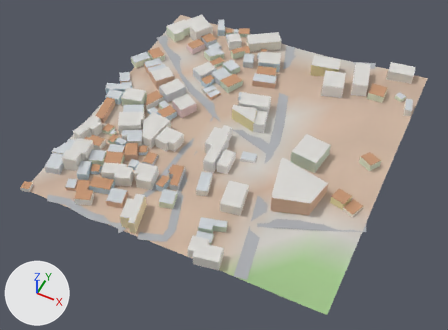
Renders of the glTF model city/lo/t_0_-1.glb from each side of a commit.
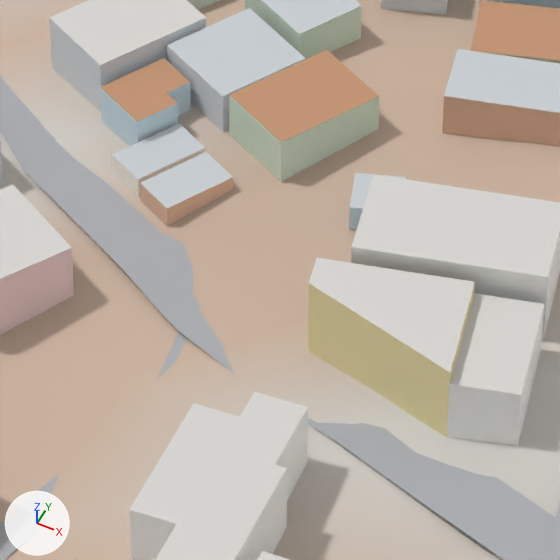
The first picture shows the older version from a camera (50 mm lens) standing at (285.0, -469.0, 390.0) and looking at (128.0, -154.0, -3.0). The close-ups show the older and then the newer version on the part from 41% to 60% of the width and 20% to 46% of the height of that picture. Only the edits that show in the close-ups are written down. Every picture has the same lights, and +X, +Y and +Z are marked at lower left. Vertices at exactly the same position are counted once.

In view in the first close-up: 'Lo'.
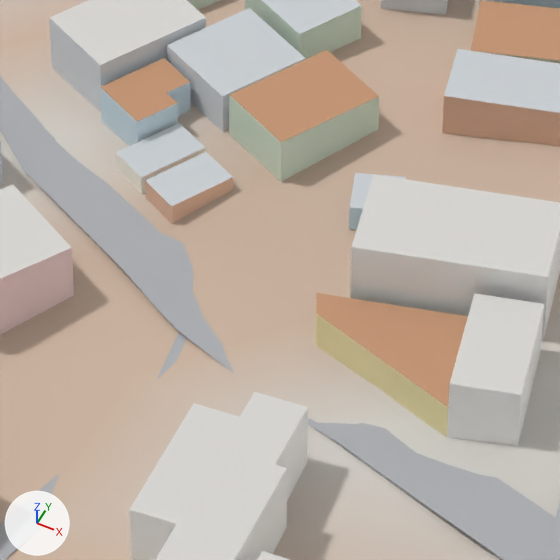
What differs and where, as boxes (x1, y1, x2, y2) in the close-ups (560 x 560 px; the box of a moved part takes in the faces that stretch with it):
part 1 of me_lo, moved or reshaped: before (308, 258, 475, 437); after (316, 293, 468, 437)
part 2 of me_lo, moved or reshaped: before (140, 152, 233, 226); after (145, 152, 233, 224)
part 3 of me_lo, recoloured: before (309, 258, 475, 372); after (316, 293, 468, 407)

The change in detail:
me_lo has 1531 vertices, 1844 faces and spans x -7.0..259.0, y -260.0..4.0, z 5.0..33.0.
me_lo is used by ob_lo; location (0.0, 0.0, 0.0).
Before the commit, vertices of me_lo: 475 (83.0, -100.0, 13.0), 476 (83.0, -100.0, 17.0) at pixel (139, 182), 478 (89.0, -103.0, 13.0), 479 (89.0, -103.0, 17.0) at pixel (166, 208).
me_lo part 1: the loose piece of 8 vertices spanning x 115.0..140.0, y -123.0..-106.0, z 12.0..26.0 is scaled about its middle by (0.988, 0.985, 0.526), then moved by (0.0, 0.0, -3.0).
Part 2, on me_lo:
Vertices 475, 476, 478, 479 of me_lo move by (0.0, 1.0, 0.0).
me_lo part 3: 2 faces centred in x 122.0..130.0, y -115.0..-111.0, z 26.0 are repainted in the vertex colours; the middle colour goes from light grey #dad8d4 to brown #c49573.
